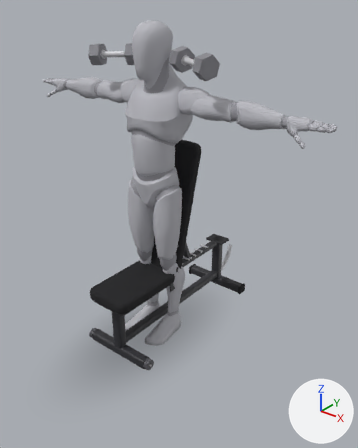
Before and after pictures for a commit that changed the glTF model app/src/main/assets/mannequins/db_incline_press_75.glb.
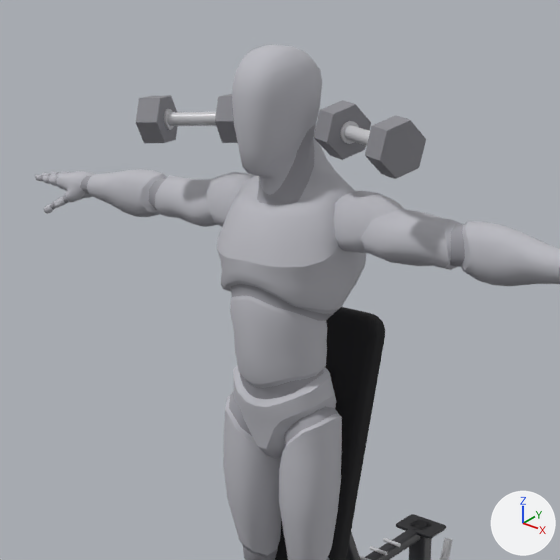
Old and new are each drawn whole from a 50 mm camera at (1.742, -1.967, 1.993) aimed at (0.182, -0.018, 0.785) and again close up on the part from 7% to 78% of the width and 0% to 57% of the height. Every picture has the same lights, and +X, +Y and +Z are marked at lower right. The older version's two pictures come first. Where no turn or scale is listed for an object, it has been applied to the vertices.

In view in the first close-up: 'bench_17', 'bench_back_pad', 'body', 'body_1', 'dumbbell_l_2', 'dumbbell_l_4', 'dumbbell_r_2', 'dumbbell_r_4' and 10 more.
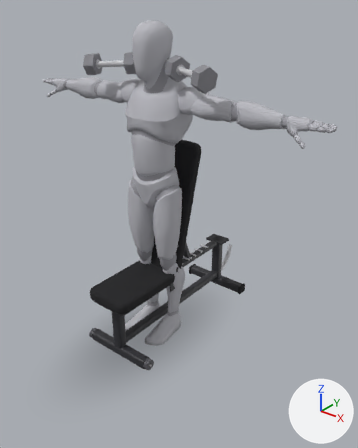
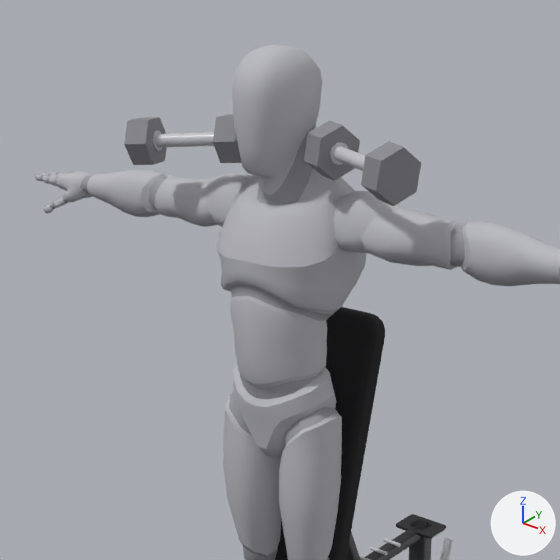
ob_dumbbell_r is not drawn itself; it is the parent of ob_dumbbell_r_0, ob_dumbbell_r_1, ob_dumbbell_r_2, ob_dumbbell_r_3, ob_dumbbell_r_4.
ob_dumbbell_l is not drawn itself; it is the parent of ob_dumbbell_l_0, ob_dumbbell_l_1, ob_dumbbell_l_2, ob_dumbbell_l_3, ob_dumbbell_l_4.

Where the change shows, as pixel boxes [x1, y1, x2, y2] in the close-ups (560 x 560 px):
'dumbbell_l_2', moved, turned
    before: [365, 115, 426, 179]
    after: [361, 141, 421, 206]
'dumbbell_l_4', moved, turned
    before: [314, 100, 371, 160]
    after: [304, 120, 360, 181]
'dumbbell_r_2', moved, turned
    before: [136, 95, 178, 143]
    after: [124, 117, 167, 165]
'dumbbell_r_0', moved, turned
    before: [167, 112, 216, 126]
    after: [156, 132, 214, 148]
'dumbbell_r_4', moved, turned
    before: [215, 94, 238, 143]
    after: [213, 114, 241, 163]
'dumbbell_l_0', moved, turned
    before: [344, 125, 370, 146]
    after: [334, 146, 365, 171]
'dumbbell_l_3', moved, turned
    before: [340, 121, 359, 144]
    after: [330, 142, 349, 165]
'dumbbell_r_1', moved, turned
    before: [164, 109, 174, 130]
    after: [153, 130, 163, 151]

The change, as a diff of the scene's bpy script:
```diff
--- a/app/src/main/assets/mannequins/db_incline_press_75.glb.py
+++ b/app/src/main/assets/mannequins/db_incline_press_75.glb.py
@@ ob_dumbbell_r @@
 ob_dumbbell_r.parent = ob_dumbbells
-ob_dumbbell_r.location = (-0.261, -0.00411, 1.652)
-ob_dumbbell_r.rotation_euler = (-0.00887, -0.0505, 0.348)  # degrees (-0.5, -2.9, 20)
+ob_dumbbell_r.location = (-0.261, -0.0303, 1.606)
+ob_dumbbell_r.rotation_euler = (-0.0123, -0.0705, 0.345)  # degrees (-0.7, -4, 20)
@@ ob_dumbbell_r_2 @@
 ob_dumbbell_r_2.parent = ob_dumbbell_r
-ob_dumbbell_r_2.location = (-0.105, 0.0, 0.0)
+ob_dumbbell_r_2.location = (-0.118, 0.0, 0.0)
@@ ob_dumbbell_r_4 @@
 ob_dumbbell_r_4.parent = ob_dumbbell_r
-ob_dumbbell_r_4.location = (0.105, 0.0, 0.0)
+ob_dumbbell_r_4.location = (0.118, 0.0, 0.0)
@@ ob_dumbbell_l @@
 ob_dumbbell_l.parent = ob_dumbbells
-ob_dumbbell_l.location = (0.261, -0.00411, 1.652)
-ob_dumbbell_l.rotation_euler = (-0.286, -0.0505, 2.794)  # degrees (-16, -2.9, 160)
+ob_dumbbell_l.location = (0.261, -0.0303, 1.606)
+ob_dumbbell_l.rotation_euler = (-0.4, -0.0705, 2.797)  # degrees (-23, -4, 160)
@@ ob_dumbbell_l_2 @@
 ob_dumbbell_l_2.parent = ob_dumbbell_l
-ob_dumbbell_l_2.location = (-0.105, 0.0, 0.0)
+ob_dumbbell_l_2.location = (-0.118, 0.0, 0.0)
@@ ob_dumbbell_l_4 @@
 ob_dumbbell_l_4.parent = ob_dumbbell_l
-ob_dumbbell_l_4.location = (0.105, 0.0, 0.0)
+ob_dumbbell_l_4.location = (0.118, 0.0, 0.0)
```
